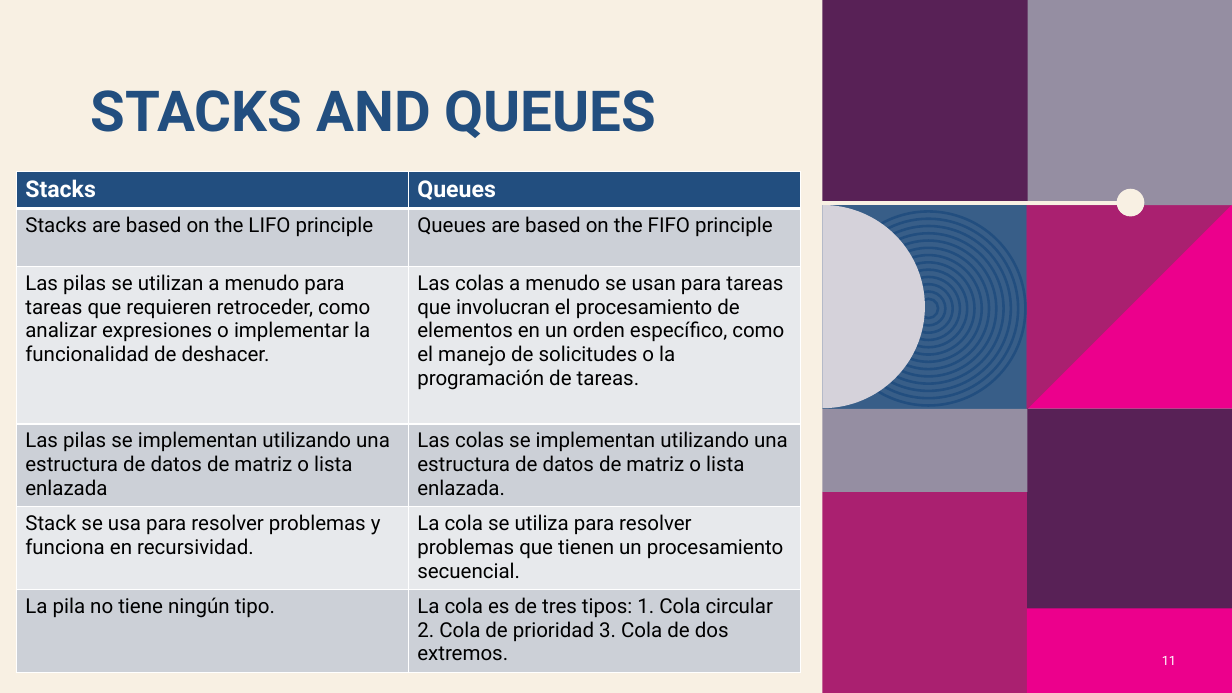
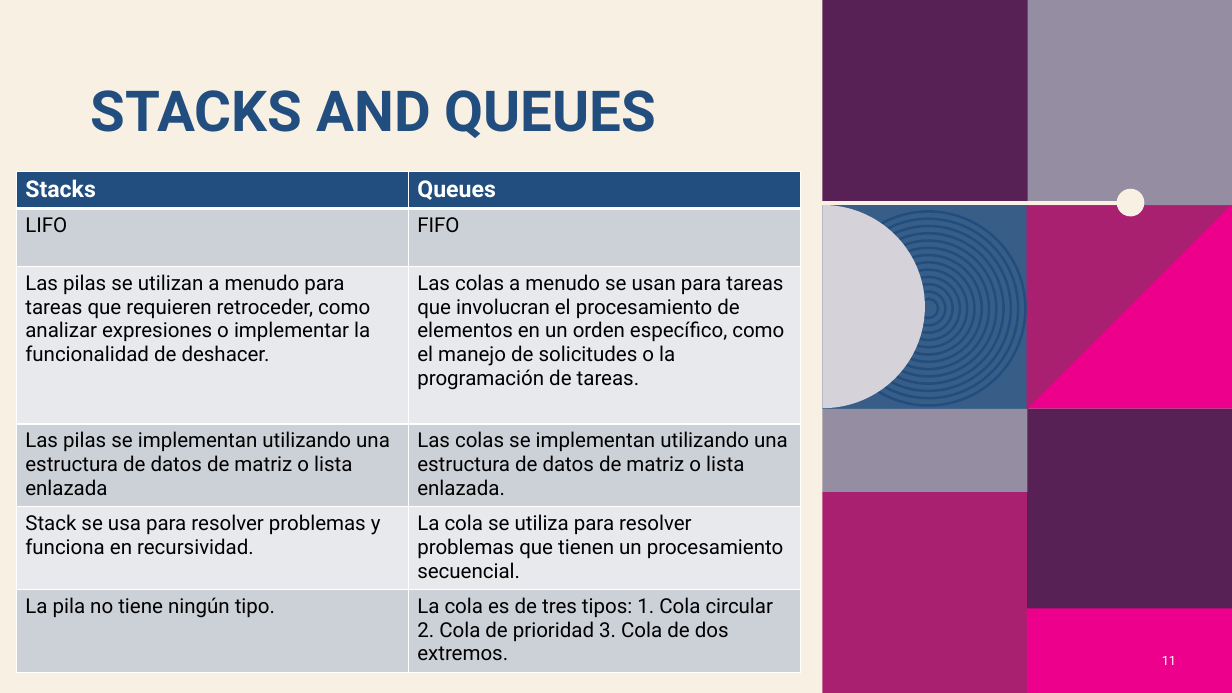
Before and after one commit to triis97/losenlaces, a slide deck: slide 11 of src/main/resources/presentation/Colorful abstract pitch deck.pptx. Drawn at 1232x693 pixels with LibreOffice and Linux fonts; fonts in the diff are those of the drawing; background and template pictures are left out. Boxes give left, top, right and bottom in pixels: in the first picture for what was removed or moved away, otherwise in the second. Text is boxed around its words. In the diff, an @@ line names an element or a change of style, - is before the commit and + after.

Commit message:
update ppt

```diff
--- a/src/main/resources/presentation/Colorful abstract pitch deck.pptx
+++ b/src/main/resources/presentation/Colorful abstract pitch deck.pptx
@@ table at (16, 171, 799, 673) @@
-row 2, column 1: Stacks are based on the LIFO principle
+row 2, column 1: LIFO
-row 2, column 2: Queues are based on the FIFO principle
+row 2, column 2: FIFO
```
Also in this commit, not shown: 3 other files.
